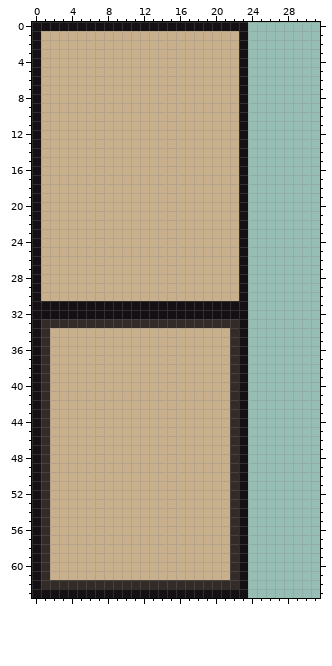
Pixel-art sprite, stored at Assets/Sprites/UI/OptionsNavigationButtons.png. The first picture shows the starting point.
The file is 32x64 pixels.
Once edited:
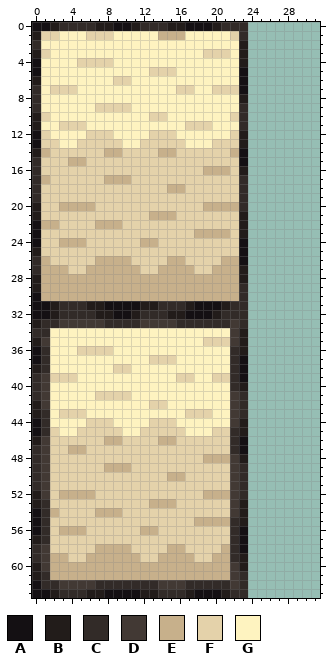
Palette (. is transparent): A #141013  B #221c1a  C #322b28  D #423934  E #c7b08b  F #e4d2aa  G #fef3c0
What changed:
Changed rows in their new state; - is an unchanged pixel.
first column x 0:
 0 --BCCCCBB--BCCCBB---BCCC
 1 BFFGGGFFFGGGGG---GGGGGFC
 2 CGGGGGGGGGGGGGGGGGGGGGGB
 3 BFGGGGGGGGGGGGGGGGGFFFGB
 4 -GGGGFFFFGGGGGGGGGGGGGGB
 5 -GGGGGGGGGGGGFFFGGGGGGG-
 6 BGGGGGGGGFFGGGGGGGGGGGG-
 7 CGFFFGGGGGGGGGGGFFGGFFF-
 8 CGGGGGGGGGGGGGGGGGGGGGGB
 9 CGGGGGGFFFFGGGGGGGGGGGGC
10 BFGGGGGGGGGGGFFGGGGGGGFC
11 BGGFFFGGGGGGGGGGGFFFGGGC
12 -FGGGGFFFGGGGFFFGGGGGGFB
13 -FFGGFFFFFGGFFFFFGGGFFFB
14 B-FFFFFF--FFFF--FFFFFF--
15 CFFF--FFFFFFFFFFFFFFFFF-
16 CFFFFFFFFFFFFFFFFFF---FB
17 C-FFFFFF---FFFFFFFFFFFFC
18 CFFFFFFFFFFFFFF--FFFFFFC
19 CFFFFFFFFFFFFFFFFFFFFFFC
20 BFF----FFFFFFFFFFFF----C
21 BFFFFFFFFFFFF---FFFFFFFB
22 ---FFFF---FFFFFFFFFFFFFB
23 -FFFFFFFFFFFFFFFFF----FB
24 -FF---FFFFFF--FFFFFFFFF-
25 BFFFFFFFFFFFFFFFFFFFFFF-
26 C-FFFFF----FFFF--FFFF---
27 C---FF------FF----FF---B
28 B----------------------B
29 B----------------------C
30 -----------------------C
31 --BCCCBB----BBCCCB---BCC
32 --BCCCCBB--BCCCBB---BCCC
33 B--DDDDD----DDDD------DC
34 C-GGGGGGGGGGGGGGGGGGGGDB
35 BDGGGGGGGGGGGGGGGGGFFFDB
36 --GGGFFFFGGGGGGGGGGGGG-B
37 --GGGGGGGGGGGFFFGGGGGG--
38 B-GGGGGGGFFGGGGGGGGGGG--
39 CDFFFGGGGGGGGGGGFFGGFF--
40 CDGGGGGGGGGGGGGGGGGGGG-B
41 CDGGGGGFFFFGGGGGGGGGGGDC
42 BDGGGGGGGGGGGFFGGGGGGGDC
43 B-GFFFGGGGGGGGGGGFFFGGDC
44 --GGGGFFFGGGGFFFGGGGGGDB
45 --FGGFFFFFGGFFFFFGGGFF-B
46 BDFFFFFF--FFFF--FFFFFF--
47 CDFF--FFFFFFFFFFFFFFFF--
48 CDFFFFFFFFFFFFFFFFF---DB
49 CDFFFFFF---FFFFFFFFFFFDC
50 CDFFFFFFFFFFFFF--FFFFFDC
51 CDFFFFFFFFFFFFFFFFFFFFDC
52 BDF----FFFFFFFFFFFF---DC
53 B-FFFFFFFFFFF---FFFFFFDB
54 ---FFFF---FFFFFFFFFFFFDB
55 --FFFFFFFFFFFFFFFF-----B
56 --F---FFFFFF--FFFFFFFF--
57 B-FFFFFFFFFFFFFFFFFFFF--
58 CDFFFFF----FFFF--FFFF---
59 CD--FF------FF----FF---B
60 BD--------------------DB
61 B---------------------DC
62 ---DDDD-------DDD-----DC
63 --BCCCBB----BBCCCB---BCC
